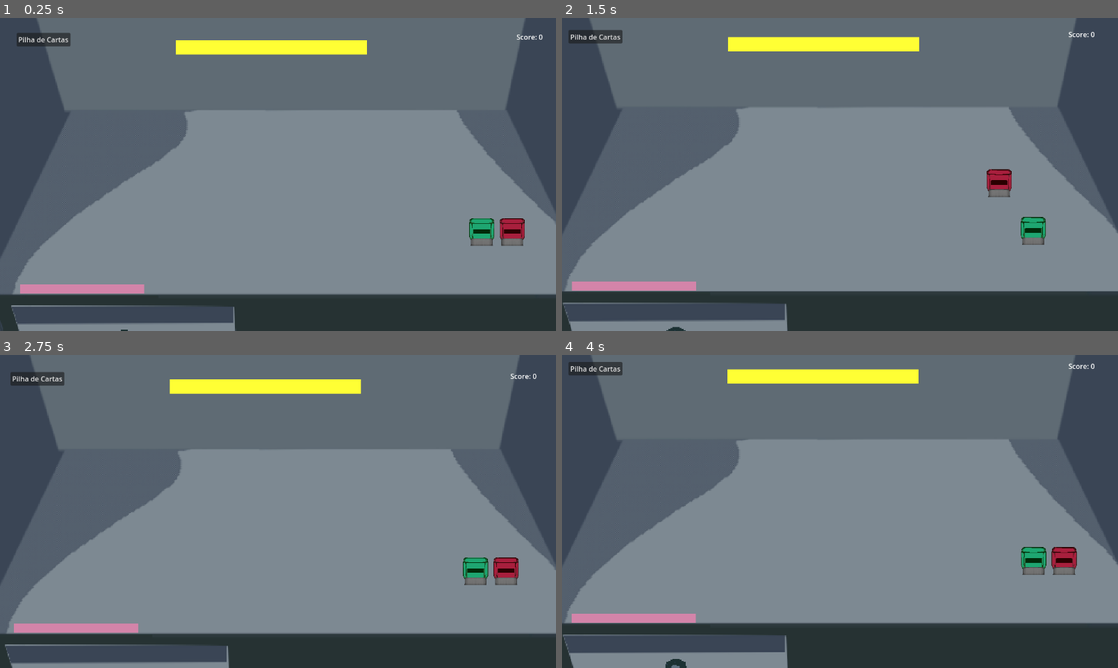
Above: before the commit, frames 1-4 (two rows, left to right).
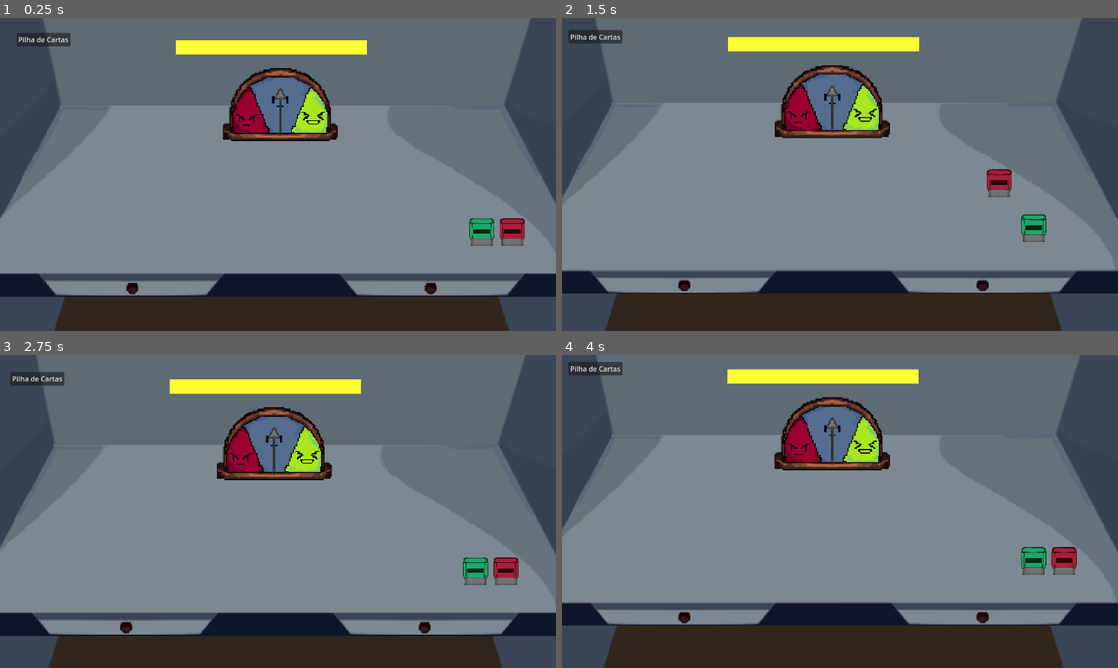
Above: after the commit, the same moments.

Repository: Pipocas-Tristes/carimbo-game
Game: Godot game, scene res://telas/desk.tscn
Same seed, same stepped clock (60 frames per second), same inputs: the game is played once before the commit and once after it. This scene is started directly instead of the project's main scene.
Inputs (mouse positions are in pixels of both pictures, inside the frame that each line leads up to):
- Up to frame 1 (0.25 s): no input
- Up to frame 2 (1.5 s): tap Enter at 0.5 s; drag from (1045, 233) to (834, 49) at 0.52 s; drag from (1067, 237) to (828, 52) at 1.27 s
- Up to frame 3 (2.75 s): move the mouse to (333, 442) at 2.02 s; hold D (para_direita) from 2.03 s (still down); tap E (interagir) at 2.1 s; click (333, 442) at 2.17 s
- Up to frame 4 (4 s): release D (para_direita) at 2.75 s; drag from (812, 574) to (639, 627) at 2.77 s; move the mouse to (1006, 558) at 3.52 s; hold A (para_esquerda) from 3.53 s (still down); tap E (interagir) at 3.6 s; click (1006, 558) at 3.67 s

The runs differ from the first frame. In frame 1, 23% of the frame differs, in the area x 0-100%, y 0-100%; in frame 2, 23%; in frame 3, 22%; in frame 4, 23%.

Commit message:
feat: adiciona animação de rotação no emotrometro ao pontuar e ele tbm

Diff:
--- a/carimbo-game/prefabs/letter.tscn
+++ b/carimbo-game/prefabs/letter.tscn
@@ -51,6 +51,7 @@
 size = Vector2(278, 137)
 
 [node name="Letter" type="Node2D"]
+scale = Vector2(0.84000146, 0.84000146)
 script = ExtResource("1_m1y87")
 
 [node name="Envelope" type="AnimatedSprite2D" parent="."]
@@ -88,10 +89,10 @@
 offset_right = 103.0
 offset_bottom = 139.0
 
-[node name="AreaDetector" type="Area2D" parent="."]
+[node name="AreaDetectorEnvelope" type="Area2D" parent="."]
 position = Vector2(-113.00001, -130.99998)
 
-[node name="CollisionShape2D" type="CollisionShape2D" parent="AreaDetector"]
+[node name="CollisionShape2D" type="CollisionShape2D" parent="AreaDetectorEnvelope"]
 position = Vector2(113.00001, 232.49998)
 shape = SubResource("RectangleShape2D_fyey2")
 
--- a/carimbo-game/scripts/desk.gd
+++ b/carimbo-game/scripts/desk.gd
@@ -1,9 +1,9 @@
 extends Node2D
 class_name Desk
 
-@onready var score_label: Label = $Score
 @onready var send_area: Area2D = $SendArea
 @onready var tashed_area: Area2D = $TashedArea
+@onready var emotrometro: Emotrometro = $Emotrometro
 
 @export_category("Configurações de Progressão")
 @export var max_letter_day: int = 7
@@ -44,6 +44,11 @@
 	current_letter.letter_stashed.connect(_on_letter_stashed)
 	current_letter.setup_from_resource(current_letter_resource)
 
+func score_upadte(value: int):
+	score += value
+	emotrometro.update_emot(score)
+	print(score)
+
 func validate_letter(letter):
 	if letter.applied_stamp == '':
 		return
@@ -51,11 +56,9 @@
 	var correct = letter.applied_stamp == letter.correct_stamp
 
 	if correct:
-		score += 1
+		score_upadte(1)
 	else:
-		score -= 1
-
-	score_label.text = "Score: " + str(score)
+		score_upadte(-1)
 
 	letter.show_feedback(correct)
 
@@ -87,11 +90,9 @@
 func next_day():
 	day += 1
 	letters_processed = 0
-	score = 0
+	score_upadte(0)
 	required_score += 2
 	max_letter_day += 3
-
-	score_label.text = 'Score: ' + str(score)
 
 	print('Começando dia ', str(day))
 
@@ -104,8 +105,7 @@
 		suspicious_pile.append(res)
 		print("Você guardou uma prova! Total: ", suspicious_pile.size())
 	else:
-		score -= 2
-		score_label.text = 'Score: ' + str(score)
+		score_upadte(-2)
 
 func _on_pile_button_pressed() -> void:
 	generate_latter()
--- /dev/null
+++ b/carimbo-game/scripts/emotrometro.gd
@@ -0,0 +1,20 @@
+extends Node2D
+class_name Emotrometro
+
+@onready var seta: Sprite2D = $Seta
+
+@export var score_min: int = -10
+@export var score_max: int = 10
+
+var angle_min: float = -85.0
+var angle_max: float = 85.0
+
+func update_emot(current_score: float):
+	var new_angle = remap(current_score, score_min, score_max, angle_min, angle_max)
+	print('New Angle: ' + str(new_angle) + ' | Score: ' + str(current_score))
+
+	new_angle = clamp(new_angle, angle_min, angle_max)
+	print('New Angle: ' + str(new_angle) + ' | Score: ' + str(current_score))
+
+	var tween = create_tween()
+	tween.tween_property(seta, "rotation_degrees", new_angle, 0.6).set_trans(Tween.TRANS_BACK).set_ease(Tween.EASE_OUT)
--- a/carimbo-game/scripts/letter.gd
+++ b/carimbo-game/scripts/letter.gd
@@ -13,7 +13,7 @@
 @onready var text_label: Label = $Text
 @onready var stamp_mark_color: ColorRect = $StampMarkColor
 @onready var envelope: AnimatedSprite2D = $Envelope
-@onready var shape: CollisionShape2D = $AreaDetector/CollisionShape2D
+@onready var envelope_shape: CollisionShape2D = $AreaDetectorEnvelope/CollisionShape2D
 
 signal letter_stashed(res: LetterResource)
 
@@ -48,9 +48,9 @@
 func check_drop():
 	var desk: Desk = get_parent()
 
-	if desk.send_area.get_overlapping_areas().has($AreaDetector):
+	if desk.send_area.get_overlapping_areas().has($AreaDetectorEnvelope):
 		desk.validate_letter(self)
-	elif desk.tashed_area.get_overlapping_areas().has($AreaDetector):
+	elif desk.tashed_area.get_overlapping_areas().has($AreaDetectorEnvelope):
 		stash_letter()
 
 func stash_letter():
@@ -65,8 +65,8 @@
 
 func is_mouse_over() -> bool:
 	var local_mouse = to_local(get_global_mouse_position())
-	var rect = shape.shape.get_rect()
-	var detector_pos = $AreaDetector.position + shape.position
+	var rect = envelope_shape.shape.get_rect()
+	var detector_pos = $AreaDetectorEnvelope.position + envelope_shape.position
 	var final_rect = Rect2(rect.position + detector_pos, rect.size)
 
 	return final_rect.has_point(local_mouse)
--- a/carimbo-game/scripts/stamp.gd
+++ b/carimbo-game/scripts/stamp.gd
@@ -40,4 +40,4 @@
 		desk.held_type = ''
 
 	var tween = create_tween()
-	tween.tween_property(self, "position", initial_position, 0.3).set_trans(Tween.TRANS_BACK).set_ease(Tween.EASE_OUT)
+	tween.tween_property(self, "position", initial_position, 0.5).set_trans(Tween.TRANS_BACK).set_ease(Tween.EASE_OUT)
--- a/carimbo-game/telas/desk.tscn
+++ b/carimbo-game/telas/desk.tscn
@@ -6,17 +6,20 @@
 [ext_resource type="Resource" uid="uid://lf5jmxsgbnog" path="res://cartinhas/carta_bia.tres" id="4_uqbv2"]
 [ext_resource type="Resource" uid="uid://b1457u6lgqb5x" path="res://cartinhas/carta_sofia.tres" id="5_al7y2"]
 [ext_resource type="Resource" uid="uid://6amtkhjjrbra" path="res://cartinhas/carta_benjamin.tres" id="6_tlwf3"]
-[ext_resource type="Texture2D" uid="uid://cytlldtoi7g72" path="res://sprites/desk2.png" id="7_uqbv2"]
+[ext_resource type="Texture2D" uid="uid://b0jve56eycuse" path="res://sprites/mesa 5.png" id="7_vhr0s"]
 [ext_resource type="Script" uid="uid://blcf2k4m2sxi7" path="res://prefabs/desk_camera.gd" id="8_vhr0s"]
 [ext_resource type="Script" uid="uid://cycyb2w70fxj3" path="res://scripts/stamp.gd" id="9_al7y2"]
 [ext_resource type="Texture2D" uid="uid://77sgm7p2ykpy" path="res://sprites/Carimbo verde.png" id="11_tlwf3"]
 [ext_resource type="Texture2D" uid="uid://cali5sebygbt" path="res://sprites/Carimbo vermelho.png" id="12_84osi"]
+[ext_resource type="Script" uid="uid://b2xm73et7ncv" path="res://scripts/emotrometro.gd" id="12_vhr0s"]
+[ext_resource type="Texture2D" uid="uid://ckusjyb6oftq4" path="res://sprites/emotrometro/emotrometro_2.png" id="13_vhr0s"]
+[ext_resource type="Texture2D" uid="uid://cyvi8h5e7ofkm" path="res://sprites/emotrometro/emotrometro_seta_2.png" id="14_4qn8q"]
 
 [sub_resource type="RectangleShape2D" id="RectangleShape2D_kblhn"]
 size = Vector2(442, 20)
 
 [sub_resource type="RectangleShape2D" id="RectangleShape2D_e8kjt"]
-size = Vector2(286, 20)
+size = Vector2(421, 52)
 
 [sub_resource type="RectangleShape2D" id="RectangleShape2D_tlwf3"]
 size = Vector2(91, 100)
@@ -26,11 +29,18 @@
 letter_scene = ExtResource("2_hartd")
 day_letters = Array[ExtResource("3_4dl0g")]([ExtResource("4_uqbv2"), ExtResource("5_al7y2"), ExtResource("6_tlwf3")])
 
-[node name="Bakckground" type="Sprite2D" parent="."]
+[node name="ColorRect" type="ColorRect" parent="."]
+offset_left = -840.0
+offset_top = 158.0
+offset_right = 867.0
+offset_bottom = 474.0
+color = Color(0.19336796, 0.1491167, 0.10834774, 1)
+
+[node name="DeskBackground" type="Sprite2D" parent="."]
 texture_filter = 1
-position = Vector2(-16.000002, 6)
+position = Vector2(0, 18)
 scale = Vector2(2.3336809, 2.3336806)
-texture = ExtResource("7_uqbv2")
+texture = ExtResource("7_vhr0s")
 
 [node name="PileButton" type="Button" parent="."]
 offset_left = -609.55554
@@ -39,15 +49,8 @@
 offset_bottom = -302.50003
 text = "Pilha de Cartas"
 
-[node name="Score" type="Label" parent="."]
-offset_left = 541.44446
-offset_top = -335.50003
-offset_right = 602.44446
-offset_bottom = -312.50003
-text = "Score: 0"
-
 [node name="LetterSpawn" type="Node2D" parent="."]
-position = Vector2(-10.555542, 60.49997)
+position = Vector2(-2, 32)
 
 [node name="SendArea" type="Area2D" parent="."]
 position = Vector2(-23.555542, -299.50003)
@@ -63,18 +66,18 @@
 shape = SubResource("RectangleShape2D_kblhn")
 
 [node name="TashedArea" type="Area2D" parent="."]
-position = Vector2(-459.55554, 255.49997)
+position = Vector2(-350, 248)
+
+[node name="CollisionShape2D" type="CollisionShape2D" parent="TashedArea"]
+position = Vector2(4.5, -2)
+shape = SubResource("RectangleShape2D_e8kjt")
 
 [node name="ColorRect" type="ColorRect" parent="TashedArea"]
-offset_left = -143.0
-offset_top = -11.0
-offset_right = 143.0
-offset_bottom = 10.0
-pivot_offset = Vector2(143, 11)
-color = Color(0.82537746, 0.5160564, 0.66140264, 1)
-
-[node name="CollisionShape2D" type="CollisionShape2D" parent="TashedArea"]
-shape = SubResource("RectangleShape2D_e8kjt")
+offset_left = -206.0
+offset_top = -29.0
+offset_right = 215.0
+offset_bottom = 24.0
+color = Color(1, 1, 1, 0)
 
 [node name="DeskCamera" type="Camera2D" parent="."]
 position = Vector2(-0.555542, -0.5000305)
@@ -109,6 +112,21 @@
 position = Vector2(-0.5, 0)
 shape = SubResource("RectangleShape2D_tlwf3")
 
+[node name="Emotrometro" type="Node2D" parent="."]
+position = Vector2(-3, -169)
+scale = Vector2(0.92000276, 0.92000276)
+script = ExtResource("12_vhr0s")
+
+[node name="Medidor" type="Sprite2D" parent="Emotrometro"]
+scale = Vector2(2.9405394, 2.9405394)
+texture = ExtResource("13_vhr0s")
+
+[node name="Seta" type="Sprite2D" parent="Emotrometro"]
+position = Vector2(0, 72.32142)
+scale = Vector2(2.941, 2.941)
+texture = ExtResource("14_4qn8q")
+offset = Vector2(0, -18.215382)
+
 [connection signal="pressed" from="PileButton" to="." method="_on_pile_button_pressed"]
 [connection signal="input_event" from="GiftStamp" to="GiftStamp" method="_on_input_event"]
 [connection signal="input_event" from="CoalStamp" to="CoalStamp" method="_on_input_event"]
Not shown, added: carimbo-game/scripts/emotrometro.gd.uid
Renamed: carimbo-game/sprites/emotrometro.png -> carimbo-game/sprites/emotrometro/emotrometro.png
Not shown, added: carimbo-game/sprites/emotrometro/emotrometro.png.import
Binary file added: carimbo-game/sprites/emotrometro/emotrometro_2.png
Not shown, changed: carimbo-game/sprites/emotrometro/emotrometro_2.png.import
Renamed: carimbo-game/sprites/emotrometro seta.png -> carimbo-game/sprites/emotrometro/emotrometro_seta.png
Not shown, added: carimbo-game/sprites/emotrometro/emotrometro_seta.png.import
Binary file added: carimbo-game/sprites/emotrometro/emotrometro_seta_2.png
Not shown, added: carimbo-game/sprites/emotrometro/emotrometro_seta_2.png.import
Binary file added: carimbo-game/sprites/mesa 5.png
Not shown, changed: carimbo-game/sprites/mesa 5.png.import
Not shown: 1 places in carimbo-game/telas/desk.tscn that only renumber resources
